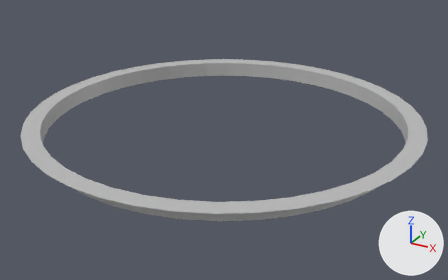
Before and after pictures for a commit that changed the FBX model Assets/3D/tent/tentCircleBorder/midBorder.fbx.
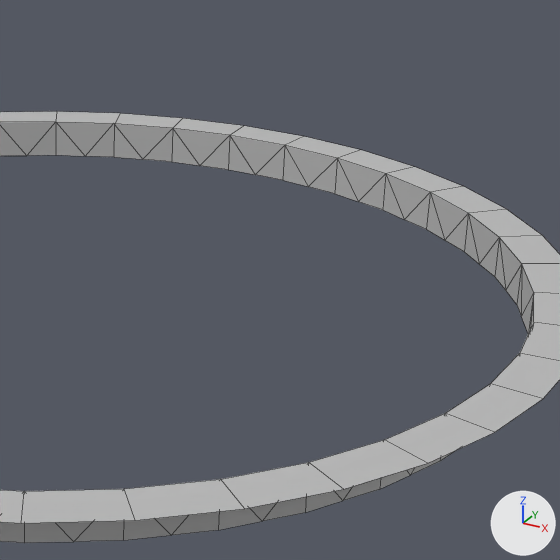
Each version is shown whole from a 50 mm camera at (48.8, -88.9, 41.8) aimed at (0.6, -1.1, -2.1), then close up on the part from 46% to 93% of the width and 6% to 81% of the height. The axes (+X, +Y, +Z) are drawn at lower right. The lights are the same throughout. The close-ups show mesh edges as thin lines. Where no turn or scale is listed for an object, it has been applied to the vertices.

In view in the first close-up: 'midBorder'.
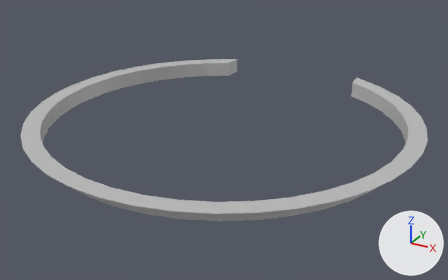
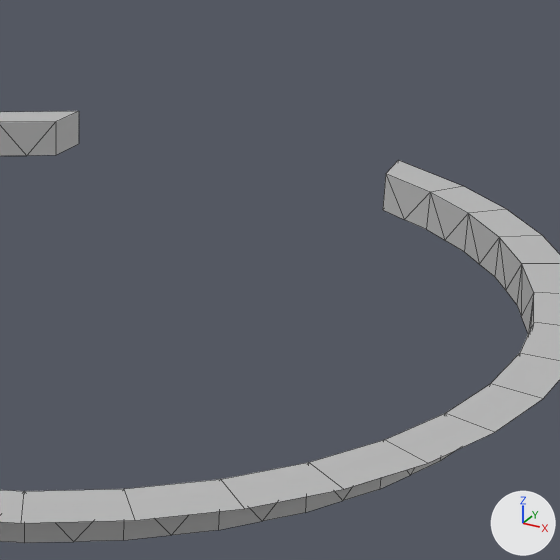
Pixel boxes (x1, y1, x2, y2) of what changed, in the close-ups (560 x 560 px):
part 1 of me_mesh, cut back
    before: (0, 111, 463, 210)
    after: (0, 111, 463, 192)

The edits, one by one:
me_mesh is used by ob_midborder; location (0.0, 0.0, 0.0).
me_mesh had 162 vertices, 161 faces and spanned x -34.1..34.1, y -34.1..34.1, z -0.6..2.3.
me_mesh now has 141 vertices, 138 faces and spans x -34.1..34.1, y -34.1..31.4, z -0.6..2.3.
Part 1, on me_mesh:
23 vertices are removed from x -11.9..11.9, y 28.6..34.1, z -0.6..2.3.
25 faces are deleted.
2 vertices move from x -15.5..15.5, y 30.4, z 2.3 to x -13.9..13.9, y 31.4, z 2.3.
2 vertices are added at (-13.9, 31.4, -0.6), (13.9, 31.4, -0.6).
2 new faces join them.
